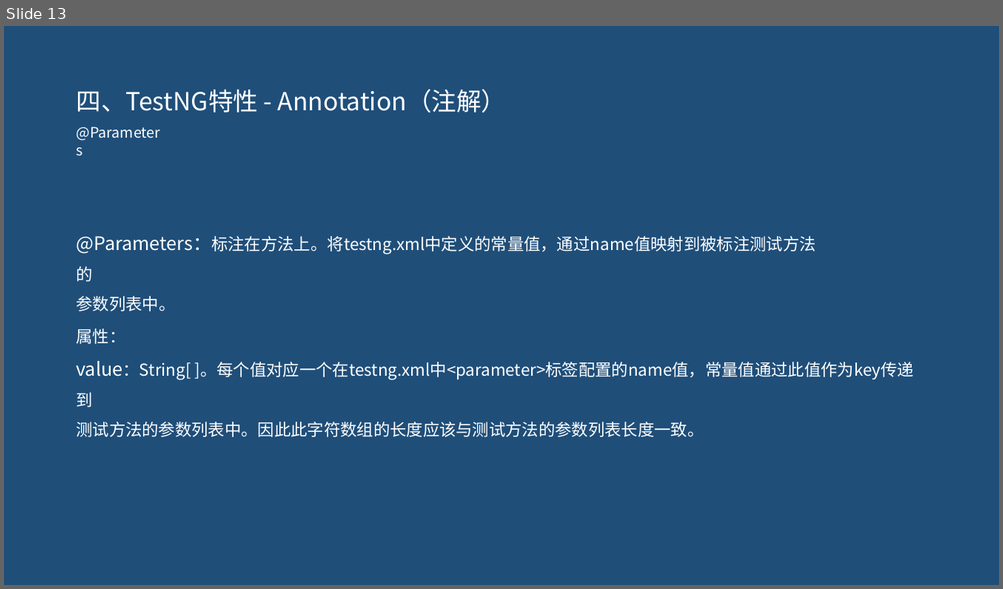
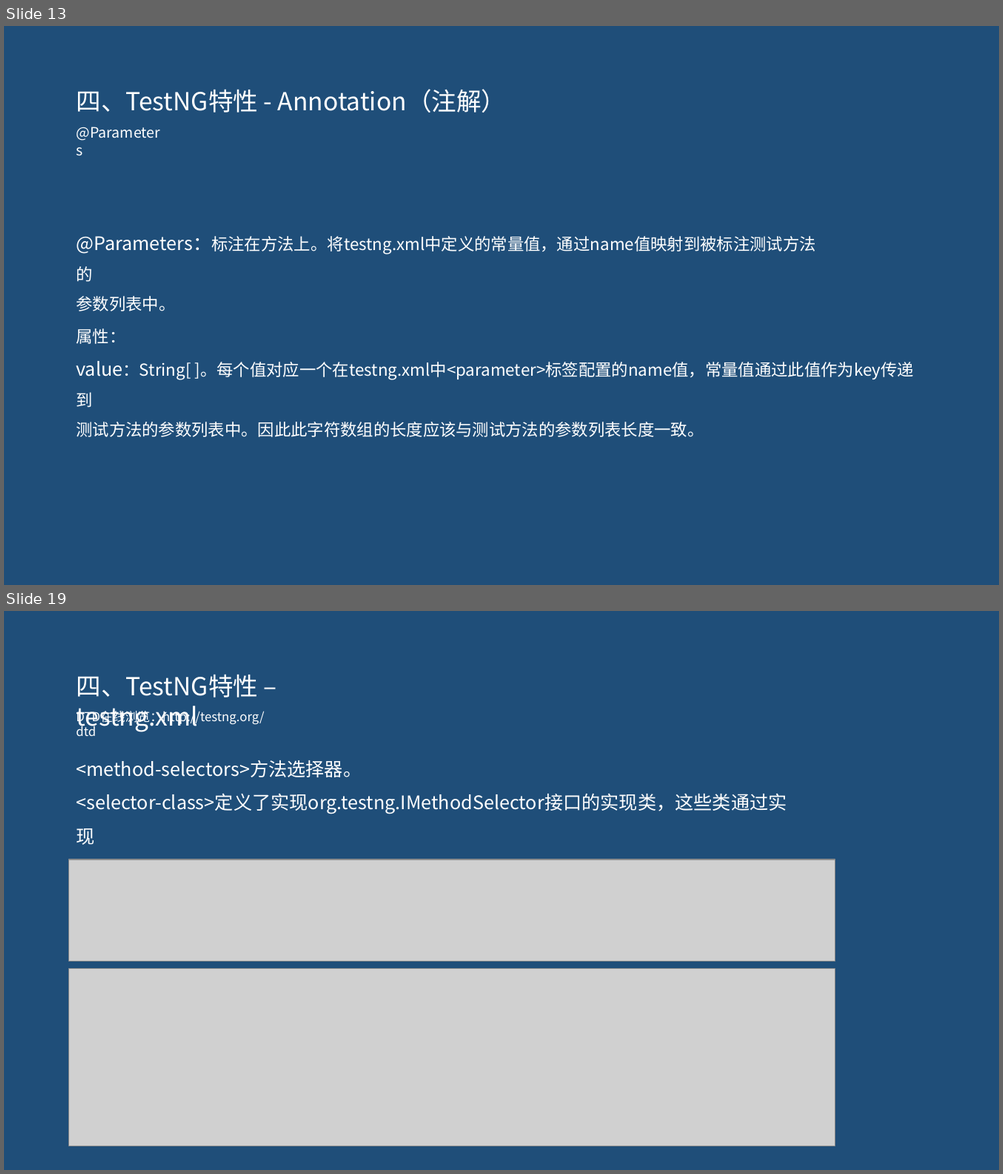
Before and after one commit to pertrichor/hello-testng, a slide deck: demo-server/doc/testNG介绍.pptx. Shown one above the other, each under a label of ours: slide 13 before the commit, slides 13 and 19 after it; the slides between them are not shown. The pictures are 1003x589 and 1003x1174 pixels, drawn with LibreOffice and Linux fonts; fonts in the diff are those of the drawing; grey boxes stand for pictures. Boxes give left, top, right and bottom in pixels: in the first picture for what was removed or moved away, otherwise in the second. Text is boxed around its words. In the diff, an @@ line names an element or a change of style, - is before the commit and + after.

```diff
--- a/demo-server/doc/testNG介绍.pptx
+++ b/demo-server/doc/testNG介绍.pptx
@@ slide 19 added at (4, 611, 999, 1170), background #1F4E79 @@
@@ text added at (76, 674, 258, 732), 24 pt, text #FFFFFF @@
+四、TestNG特性 – testng.xml
@@ text added at (76, 709, 264, 736), 12 pt, text #FFFFFF @@
+DTD在线浏览：http://testng.org/dtd
@@ text added at (76, 760, 786, 845), 18 pt, text #FFFFFF @@
+<method-selectors>方法选择器。
+<selector-class>定义了实现org.testng.IMethodSelector接口的实现类，这些类通过实现
+includeMethod和setTestMethod方法来选择执行哪些测试方法。
@@ picture added at (69, 860, 835, 961) @@
@@ picture added at (69, 969, 835, 1146) @@
```
Also in this commit, not shown: 5 slides changed, 18 other slides added, 1 slide removed, 8 other files.
